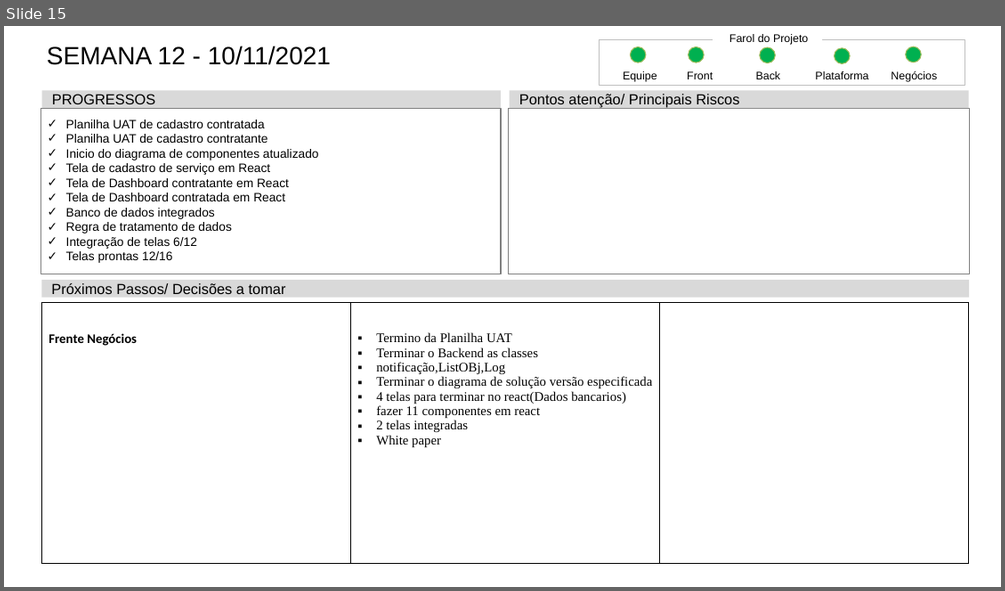
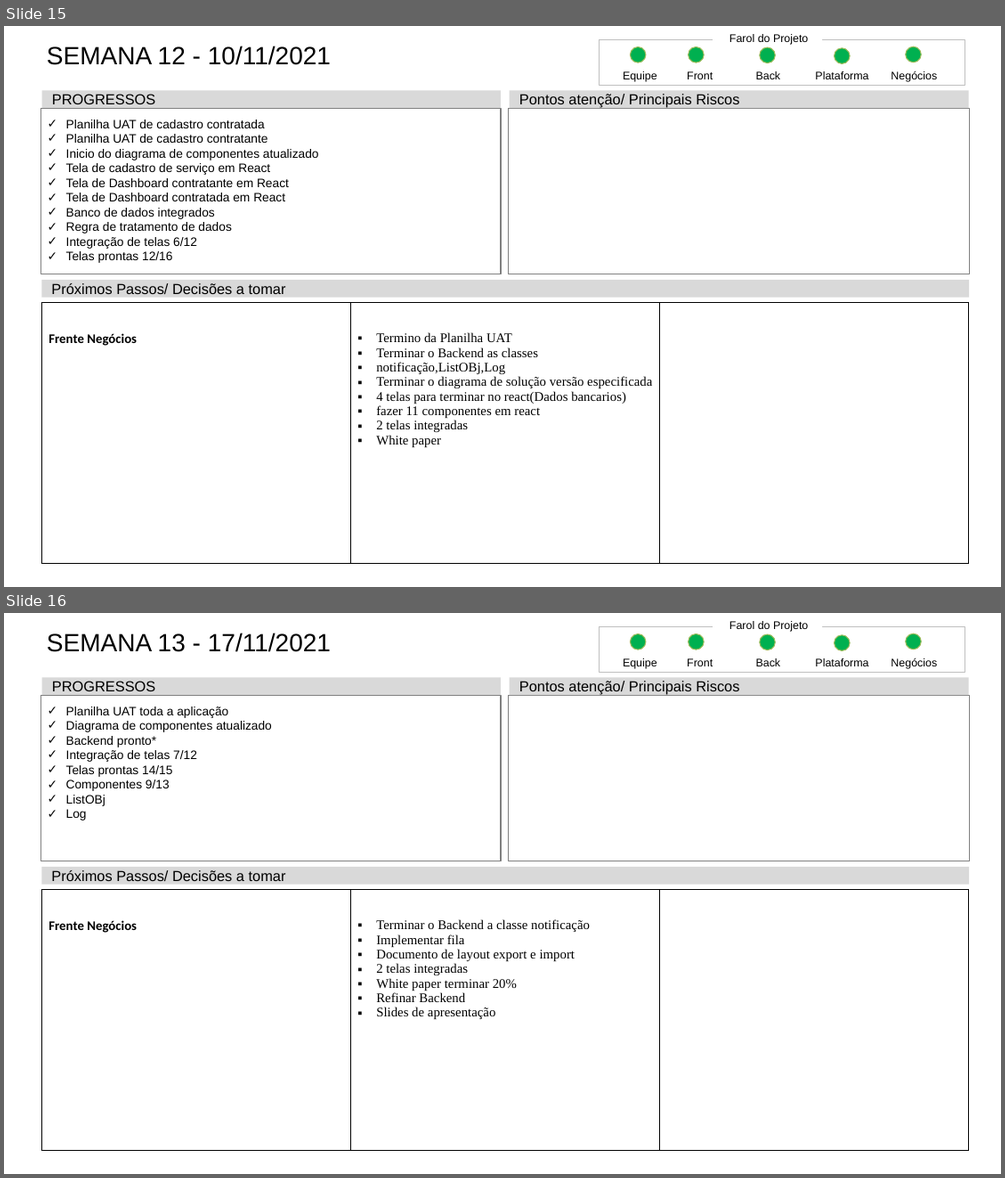
Before and after one commit to robertogsl/Grupo1-3ADSA, a slide deck: Documentação/Status report/Status report.pptx. Shown one above the other, each under a label of ours: slide 15 before the commit, slides 15 and 16 after it. The pictures are 1005x591 and 1005x1178 pixels, drawn with LibreOffice and Linux fonts; fonts in the diff are those of the drawing. Boxes give left, top, right and bottom in pixels: in the first picture for what was removed or moved away, otherwise in the second. Text is boxed around its words. In the diff, an @@ line names an element or a change of style, - is before the commit and + after.

```diff
--- a/Documentação/Status report/Status report.pptx
+++ b/Documentação/Status report/Status report.pptx
@@ slide 16 added at <box>4,613,1001,1174</box>, background #FFFFFF @@
@@ text added at <box>47,633,331,652</box>, 26.5 pt, text #000000 @@
+SEMANA 13 - 17/11/2021
@@ rectangle added at <box>599,626,965,673</box>, outline #BFBFBF 0.51 pt @@
@@ ellipse added at <box>630,634,646,649</box>, fill #00B050, outline #9BBB59 0.99 pt @@
@@ ellipse added at <box>688,634,704,649</box>, fill #00B050, outline #9BBB59 0.99 pt @@
@@ rectangle added at <box>712,616,823,632</box>, fill #FFFFFF, 11.8 pt, text #000000 @@
+Farol do Projeto
@@ ellipse added at <box>760,634,775,650</box>, fill #00B050, outline #9BBB59 0.99 pt @@
@@ ellipse added at <box>834,635,850,651</box>, fill #00B050, outline #9BBB59 0.99 pt @@
@@ ellipse added at <box>906,633,921,649</box>, fill #00B050, outline #9BBB59 0.99 pt @@
@@ text added at <box>623,658,657,669</box>, 11.8 pt, text #000000 @@
+Equipe
@@ text added at <box>687,658,712,666</box>, 11.8 pt, text #000000 @@
+Front
@@ text added at <box>756,658,781,666</box>, 11.8 pt, text #000000 @@
+Back
@@ text added at <box>815,658,868,666</box>, 11.8 pt, text #000000 @@
+Plataforma
@@ text added at <box>890,657,937,669</box>, 11.8 pt, text #000000 @@
+Negócios
@@ rectangle added at <box>42,677,501,695</box>, fill #D9D9D9, 15.5 pt, text #000000 @@
+PROGRESSOS
@@ rectangle added at <box>510,677,968,695</box>, fill #D9D9D9, 15.5 pt, text #000000 @@
+Pontos atenção/ Principais Riscos
@@ rectangle added at <box>40,696,501,861</box>, outline #808080 0.99 pt, 13 pt, text #000000 @@
+✓ Planilha UAT toda a aplicação
+✓ Diagrama de componentes atualizado
+✓ Backend pronto*
+✓ Integração de telas 7/12
+✓ Telas prontas 14/15
+✓ Componentes 9/13
+✓ ListOBj
+✓ Log
@@ rectangle added at <box>509,695,969,860</box>, outline #808080 0.99 pt @@
@@ rectangle added at <box>42,867,970,884</box>, fill #D9D9D9, 15.5 pt, text #000000 @@
+Próximos Passos/ Decisões a tomar
@@ table added at <box>42,890,970,1150</box>, 1 rows, 3 columns @@
+Frente Negócios | Terminar o Backend a classe notificação / Implementar fila / Documento de layout export e import / 2 telas integradas / White paper terminar 20% / Refinar Backend / Slides de apresentação | 
```
Also in this commit, not shown: 1 other file.
